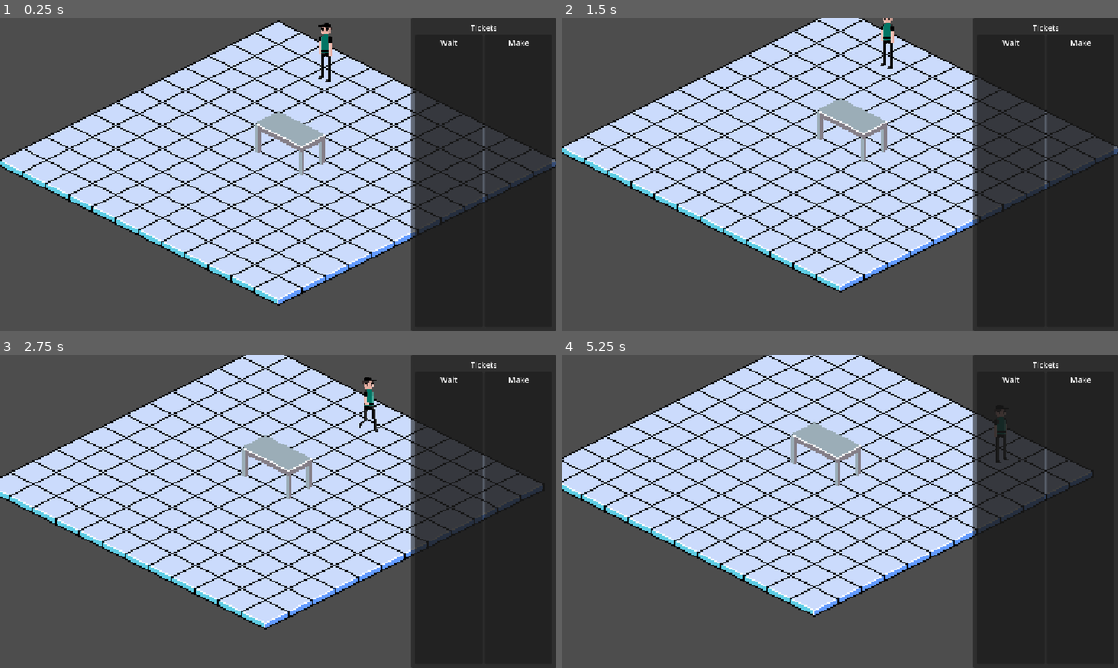
Above: before the commit, frames 1-4 (two rows, left to right).
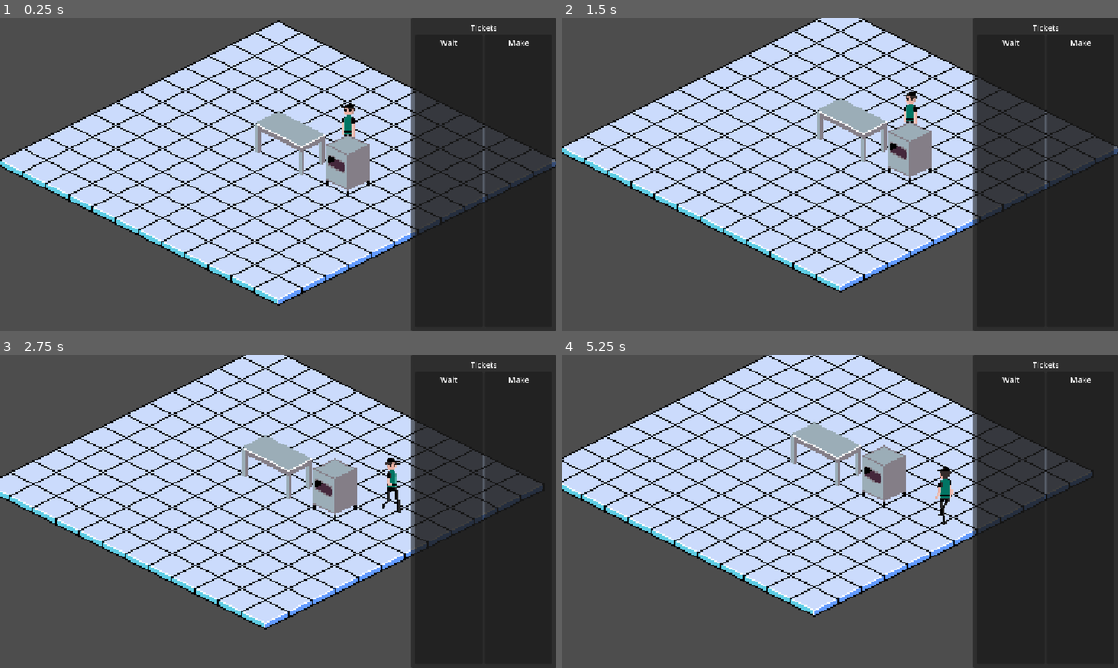
Above: after the commit, the same moments.

Repository: Evil-As-Shit/P-Za
Game: Godot game, scene res://scenes/world/world.tscn
Two runs of this game, one before a commit and one after it. Both use one fixed random seed, a clock stepped at 60 frames per second and the inputs below.
Inputs (mouse positions are in pixels of both pictures, inside the frame that each line leads up to):
- Up to frame 1 (0.25 s): no input
- Up to frame 2 (1.5 s): move the mouse to (962, 158) at 0.52 s; tap S (camera_pan_down) at 0.6 s; click (962, 158) at 0.67 s; tap Enter at 1.25 s; drag from (728, 190) to (812, 237) at 1.27 s
- Up to frame 3 (2.75 s): move the mouse to (333, 442) at 2.02 s; tap D (camera_pan_right) at 2.1 s; click (333, 442) at 2.17 s
- Up to frame 4 (5.25 s): drag from (812, 574) to (673, 464) at 2.77 s; move the mouse to (1006, 558) at 3.52 s; tap S (camera_pan_down) at 3.6 s; click (1006, 558) at 3.67 s; drag from (673, 464) to (756, 433) at 4.27 s; move the mouse to (867, 511) at 5.02 s; tap D (camera_pan_right) at 5.1 s; click (867, 511) at 5.17 s

The runs differ from the first frame. In frame 1, 1.7% of the frame differs, in the area x 57-67%, y 1-58%; in frame 2, 1.6%; in frame 3, 1.6%; in frame 4, 1.6%.

Commit message:
Add small oven station and bake step
New Bake task type (5 s placeholder) and a 1x1 Small Oven station placed in
the world. Plain pizza is now Assembly then Bake.

Diff:
--- a/resources/recipes/plain_pizza.tres
+++ b/resources/recipes/plain_pizza.tres
@@ -3,8 +3,9 @@
 [ext_resource type="Script" path="res://scripts/menu/recipe.gd" id="1_recipe"]
 [ext_resource type="Script" path="res://scripts/tasks/task_type.gd" id="2_task_type"]
 [ext_resource type="Resource" path="res://resources/tasks/assembly.tres" id="3_assembly"]
+[ext_resource type="Resource" path="res://resources/tasks/bake.tres" id="4_bake"]
 
 [resource]
 script = ExtResource("1_recipe")
 display_name = "Pizza"
-steps = Array[ExtResource("2_task_type")]([ExtResource("3_assembly")])
+steps = Array[ExtResource("2_task_type")]([ExtResource("3_assembly"), ExtResource("4_bake")])
--- /dev/null
+++ b/resources/stations/small_oven.tres
@@ -0,0 +1,13 @@
+[gd_resource type="Resource" script_class="StationData" format=3]
+
+[ext_resource type="Script" path="res://scripts/stations/station_data.gd" id="1_data"]
+[ext_resource type="Resource" path="res://resources/tasks/bake.tres" id="2_task"]
+[ext_resource type="Texture2D" path="res://Assets/Sprites/Small_Oven.png" id="3_oven"]
+
+[resource]
+script = ExtResource("1_data")
+display_name = "Small Oven"
+task_type = ExtResource("2_task")
+footprint = Vector2i(1, 1)
+facing_textures = Array[Texture2D]([ExtResource("3_oven")])
+work_spot = Vector2i(0, 1)
--- /dev/null
+++ b/resources/tasks/bake.tres
@@ -0,0 +1,9 @@
+[gd_resource type="Resource" script_class="TaskType" format=3]
+
+[ext_resource type="Script" path="res://scripts/tasks/task_type.gd" id="1_task"]
+
+[resource]
+script = ExtResource("1_task")
+id = &"bake"
+display_name = "Bake"
+base_work_time = 5.0
--- a/scenes/world/world.tscn
+++ b/scenes/world/world.tscn
@@ -9,6 +9,7 @@
 [ext_resource type="Script" path="res://scripts/tickets/ticket_rack.gd" id="7_rack"]
 [ext_resource type="Resource" path="res://resources/recipes/plain_pizza.tres" id="8_pizza"]
 [ext_resource type="PackedScene" path="res://scenes/ui/ticket_rack_panel.tscn" id="9_rack_panel"]
+[ext_resource type="Resource" path="res://resources/stations/small_oven.tres" id="10_oven"]
 
 [node name="World" type="Node2D"]
 script = ExtResource("1_world")
@@ -23,6 +24,10 @@
 data = ExtResource("6_assembly")
 cell = Vector2i(5, 5)
 
+[node name="SmallOven" parent="Entities" instance=ExtResource("5_station")]
+data = ExtResource("10_oven")
+cell = Vector2i(8, 5)
+
 [node name="Pawn" parent="Entities" instance=ExtResource("3_pawn")]
 
 [node name="ShopCamera" type="Camera2D" parent="."]
Binary file added: Assets/Sprites/Small_Oven.png
Not shown, added: Assets/Sprites/Small_Oven.png.import
Not shown, changed: GDD.md
Not shown, changed: docs/sprite_list.md
